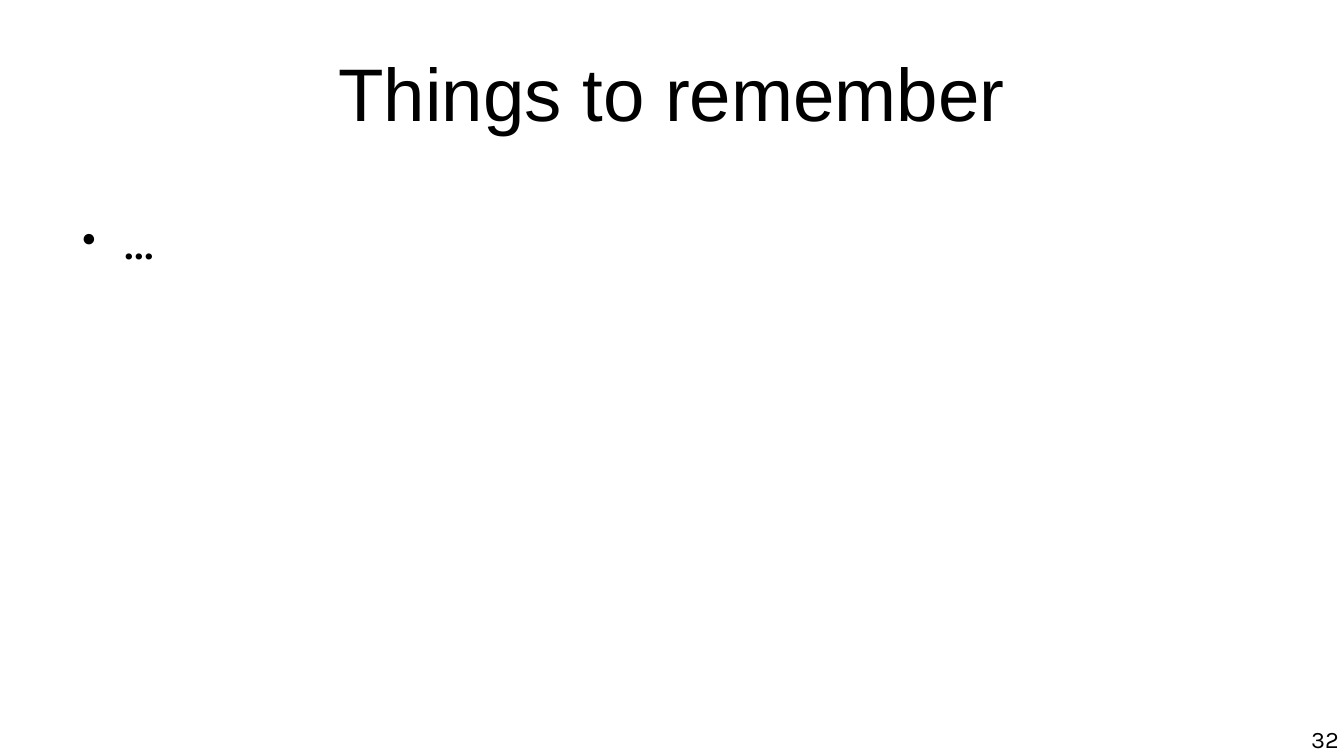
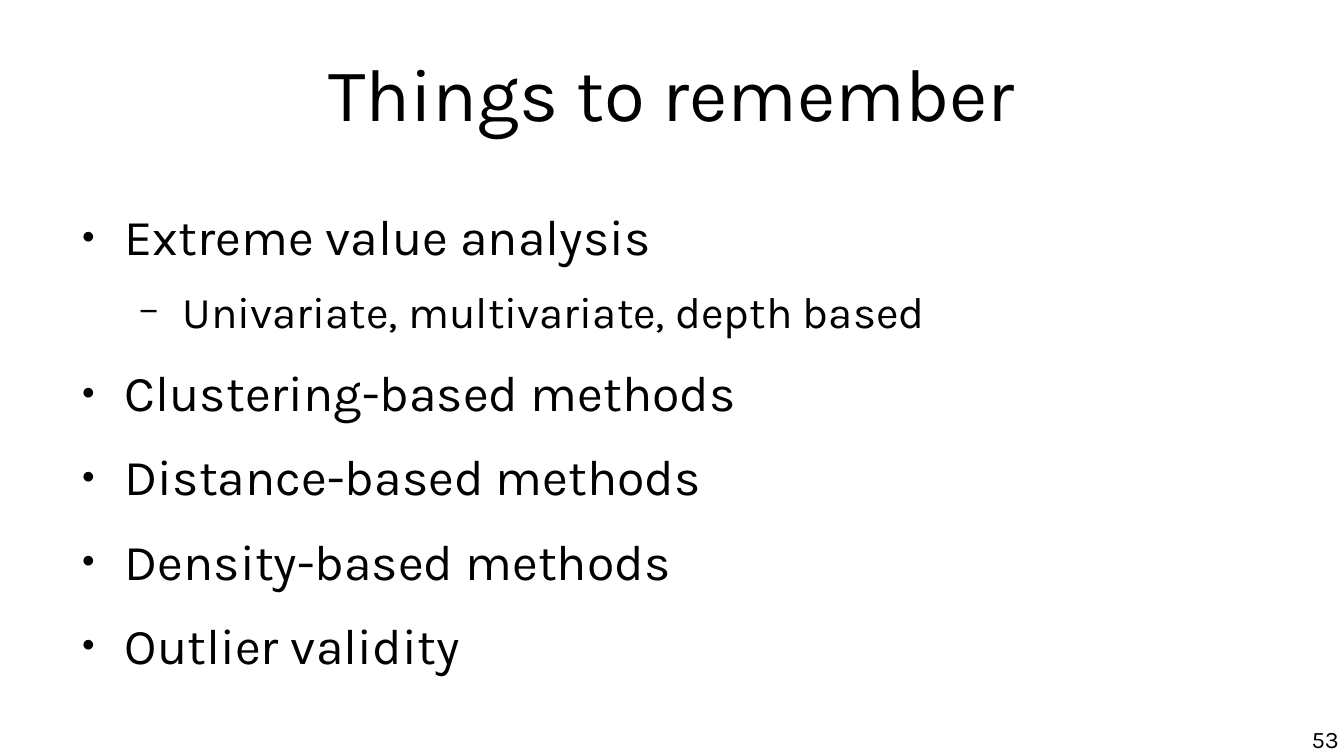
Before and after one commit to marco-calautti/data-mining-course, a slide deck: slide 53 of theory/tt09_outlier_detection.odp (slide 32 before the commit). Drawn at 1344x756 pixels with LibreOffice and Linux fonts; fonts in the diff are those of the drawing. Boxes give left, top, right and bottom in pixels: in the first picture for what was removed or moved away, otherwise in the second. Text is boxed around its words. In the diff, an @@ line names an element or a change of style, - is before the commit and + after.

```diff
--- a/theory/tt09_outlier_detection.odp
+++ b/theory/tt09_outlier_detection.odp
@@ title "Things to remember" at (328, 69, 1015, 139): font Arial to Karla @@
@@ text removed at (67, 206, 1277, 645) @@
-● ...
@@ text added at (125, 220, 925, 665), 29.6 pt, text #000000 @@
+● Extreme value analysis
+  − Univariate, multivariate, depth based
+● Clustering-based methods
+● Distance-based methods
+● Density-based methods
+● Outlier validity
@@ page number at (1312, 733, 1339, 749): text changed @@
-32
+53
```
Also in this commit, not shown: 4 other slides changed, 24 slides added, 3 slides removed.
